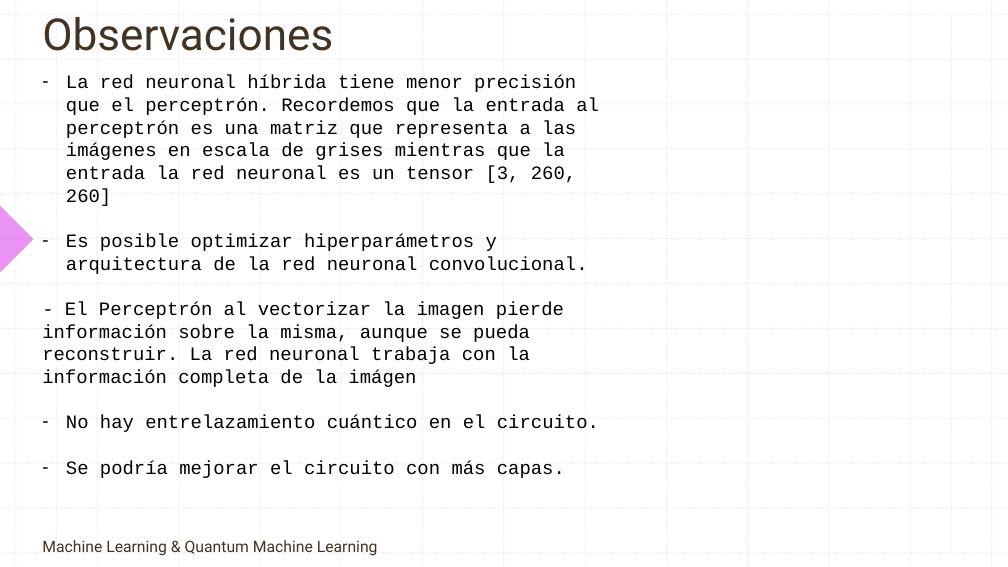
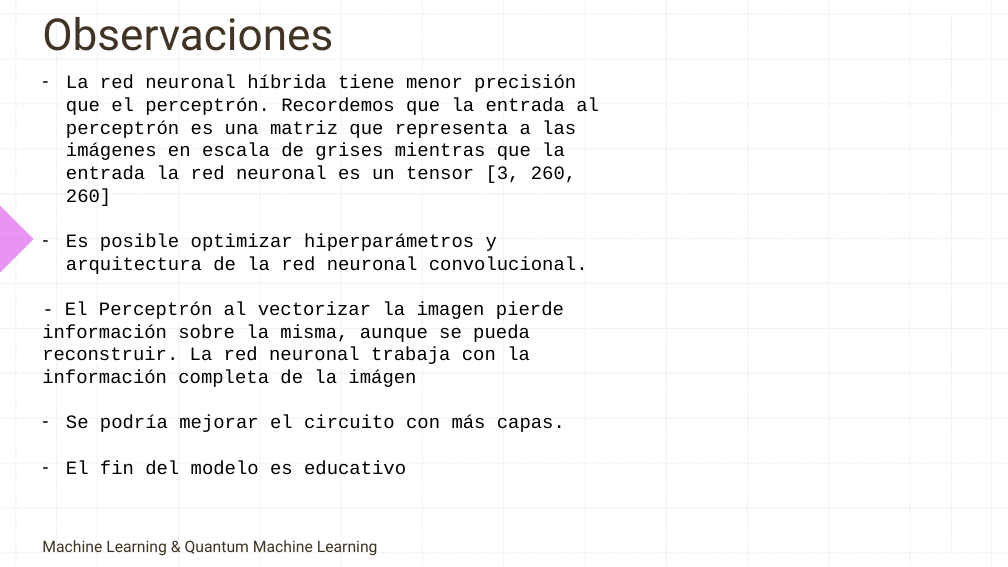
Before and after one commit to contepablod/QCNNCancerBinaryClassifier, a slide deck: slide 14 of Clasificador Cancerígeno por Imagenes.pptx (slide 11 before the commit). Drawn at 1008x567 pixels with LibreOffice and Linux fonts; fonts in the diff are those of the drawing; background and template pictures are left out. Boxes give left, top, right and bottom in pixels: in the first picture for what was removed or moved away, otherwise in the second. Text is boxed around its words. In the diff, an @@ line names an element or a change of style, - is before the commit and + after.

```diff
--- a/Clasificador Cancerígeno por Imagenes.pptx
+++ b/Clasificador Cancerígeno por Imagenes.pptx
@@ text at (66, 415, 599, 432): paragraph removed @@
-– No hay entrelazamiento cuántico en el circuito.
@@ text at (66, 461, 406, 475): paragraph added @@
+– El fin del modelo es educativo
```
Also in this commit, not shown: 2 other slides changed, 3 slides added.
